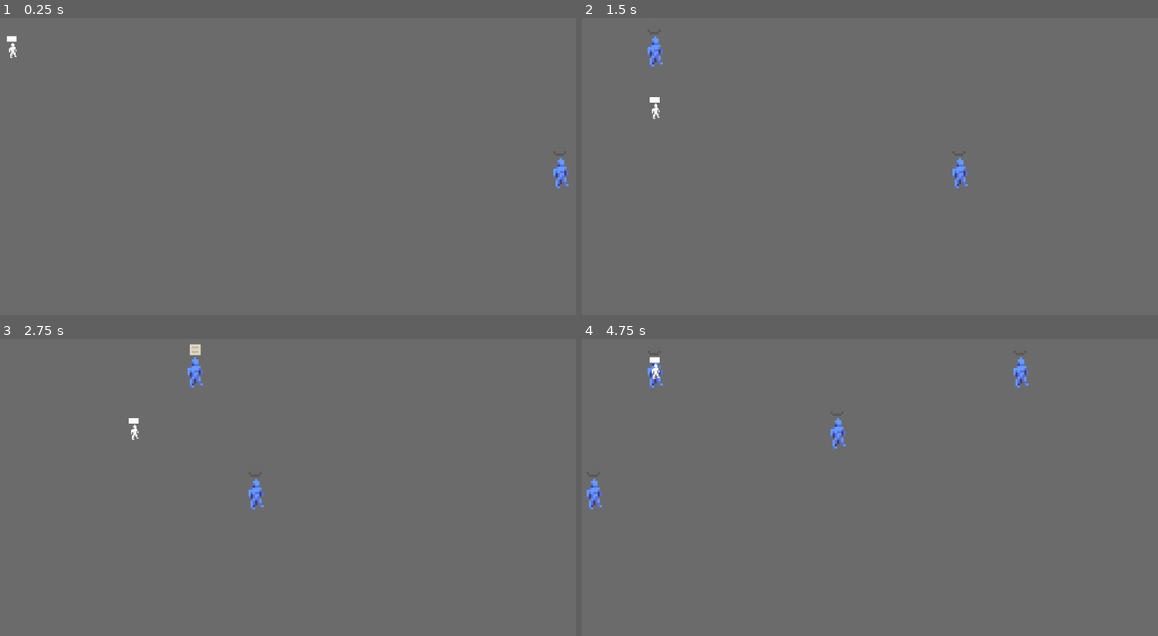
Above: before the commit, frames 1-4 (two rows, left to right).
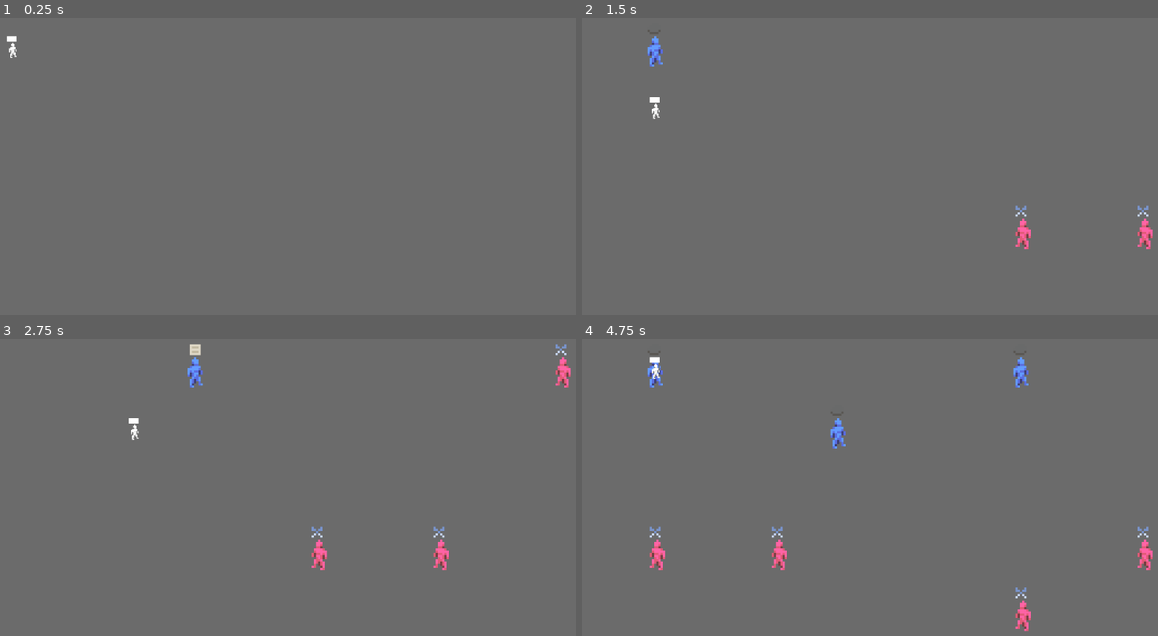
Above: after the commit, the same moments.

Repository: Jusbusy/game-off-2025
Game: Godot game, scene res://Scenes/game.tscn
The game is run twice, just before and just after one commit, with the same random seed, the same clock (stepped at 60 frames per second) and the same inputs.
Inputs:
- Up to frame 1 (0.25 s): no input
- Up to frame 2 (1.5 s): tap Enter (end_turn) at 0.5, 0.6, 1.35 s; hold D (move_right) 0.53-1.28 s; tap Space (order_summon) at 1.25 s; hold S (move_down) from 1.28 s (still down)
- Up to frame 3 (2.75 s): tap Enter (end_turn) at 2, 2.3 s; release S (move_down) at 2.03 s; hold D (move_right) from 2.03 s (still down); tap 2 (order_attack_paper) at 2.1 s
- Up to frame 4 (4.75 s): tap Space (order_summon) at 2.75, 4.25, 4.35 s; release D (move_right) at 2.78 s; hold W (move_up) 2.78-3.53 s; tap 1 (order_attack_rock) at 2.85 s; tap Enter (end_turn) at 3.05, 3.5, 3.8, 4.55 s; hold A (move_left) from 3.53 s (still down); tap 3 (order_attack_scissors) at 3.6 s

The runs differ from the first frame. In frame 1, 0.2% of the frame differs, in the area x 96-99%, y 45-58%; in frame 2, 0.6%; in frame 3, 0.8%; in frame 4, 1.0%, in the area x 0-100%, y 45-99%.

Commit message:
Added random enemy spawns + enemy sprites

Diff:
--- a/globals.gd
+++ b/globals.gd
@@ -1,4 +1,6 @@
 extends Node
+
+var rng = RandomNumberGenerator.new()
 
 const unit = preload("res://unit.tscn")
 
@@ -11,15 +13,13 @@
 const grid_size = Vector2i(10, 5)
 
 var grid = []
+
+var turn_count = 0
+
 func _ready():
 	for i in range(grid_size.x):
 		grid.append([])
 		grid[i].resize(grid_size.y)
-
-	var unit_instance = unit.instantiate()
-	get_tree().root.add_child.call_deferred(unit_instance)
-	unit_instance.is_enemy = true
-	unit_instance.init(Vector2i(9, 2))
 
 func process_turn():
 	var grid_copy = grid.duplicate(true)
@@ -27,3 +27,20 @@
 		for elem in col:
 			if elem:
 				elem._process_turn()
+
+	# Enemy spawning
+	if turn_count % 2 == 0:
+		var enemy_spawn_col = grid[grid_size.x - 1]
+		var open_spawn_spaces = []
+		for i in range(enemy_spawn_col.size()):
+			if !enemy_spawn_col[i]:
+				open_spawn_spaces.append(i)
+		if open_spawn_spaces.size() != 0:
+			var spawn_space = open_spawn_spaces.pick_random()
+			var unit_instance = unit.instantiate()
+			get_tree().root.add_child.call_deferred(unit_instance)
+			unit_instance.is_enemy = true
+			unit_instance.init(Vector2i(grid_size.x - 1, spawn_space))
+			unit_instance.attack_form = rng.randi() % 3
+
+	turn_count += 1
--- a/unit.gd
+++ b/unit.gd
@@ -1,6 +1,20 @@
 class_name Unit extends GridElement
 
-var is_enemy = false
+@export var friendly_sprite : Texture2D
+@export var enemy_sprite : Texture2D
+
+var is_enemy: bool:
+	get:
+		return is_enemy
+	set(value):
+		is_enemy = value
+		if value:
+			get_node("MainSprite").texture = enemy_sprite
+		else:
+			get_node("MainSprite").texture = friendly_sprite
+
+
+
 var max_health = 1.0
 
 enum AttackForm { ROCK, PAPER, SCISSORS }
--- a/unit.tscn
+++ b/unit.tscn
@@ -1,11 +1,14 @@
-[gd_scene load_steps=4 format=3 uid="uid://270pg2n2u7ud"]
+[gd_scene load_steps=5 format=3 uid="uid://270pg2n2u7ud"]
 
 [ext_resource type="Script" uid="uid://da1eoycqb3jxt" path="res://unit.gd" id="1_btf8p"]
 [ext_resource type="Texture2D" uid="uid://f16gwyyvytur" path="res://Attack Sprites/RockAttackIcon.png" id="2_ctwoc"]
 [ext_resource type="Texture2D" uid="uid://c2ck1svw21cin" path="res://Friendly.png" id="2_davkp"]
+[ext_resource type="Texture2D" uid="uid://cg57fanurxxfs" path="res://Enemy.png" id="3_5wnup"]
 
 [node name="Unit" type="Node2D"]
 script = ExtResource("1_btf8p")
+friendly_sprite = ExtResource("2_davkp")
+enemy_sprite = ExtResource("3_5wnup")
 
 [node name="MainSprite" type="Sprite2D" parent="."]
 texture_filter = 1
